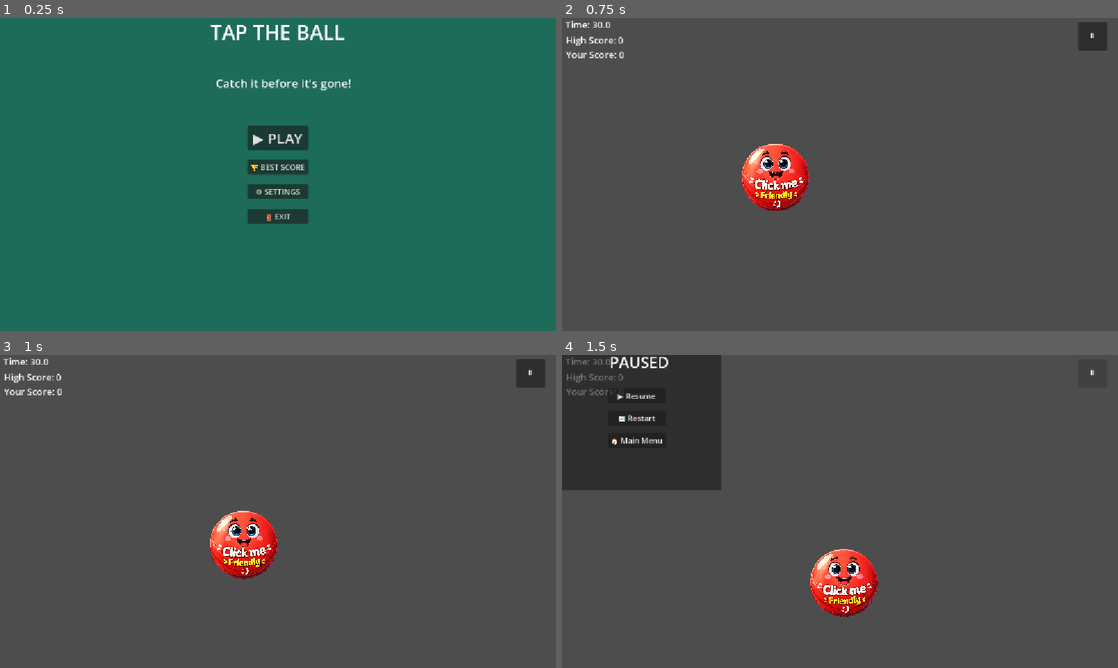
Above: before the commit, frames 1-4 (two rows, left to right).
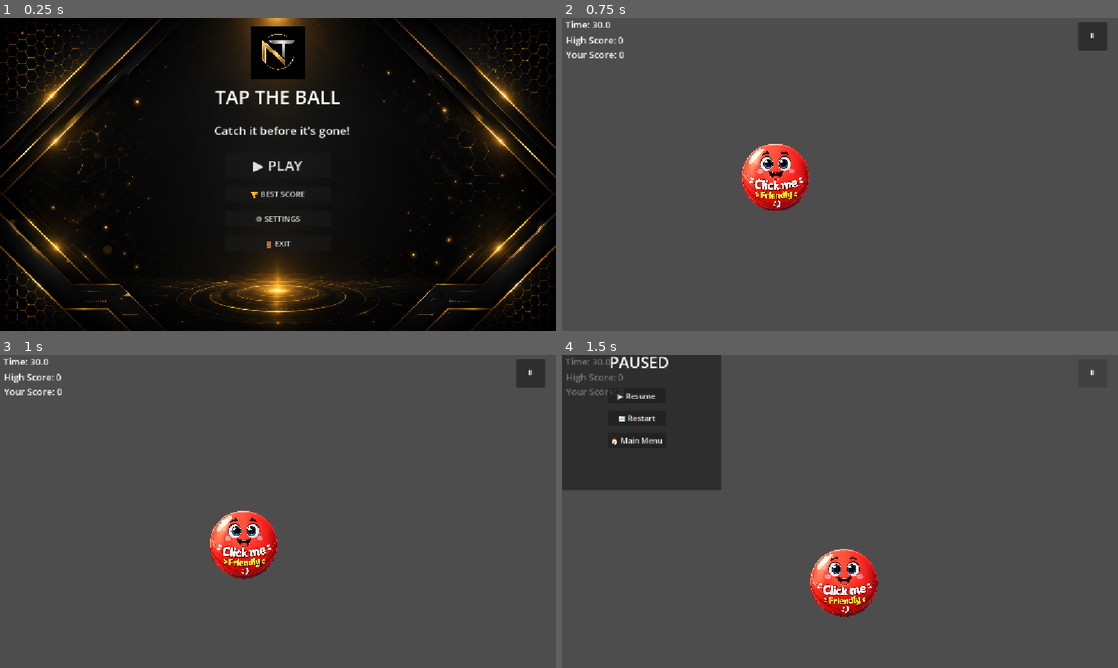
Above: after the commit, the same moments.

Repository: neotechops/tap-the-ball
Game: Godot game, scene res://Scenes/MainMenu.tscn
Two runs of this game, one before a commit and one after it. Both use one fixed random seed, a clock stepped at 60 frames per second and the inputs below.
Inputs:
- Up to frame 1 (0.25 s): no input
- Up to frame 2 (0.75 s): click "▶ PLAY" at 0.5 s
- Up to frame 3 (1 s): no input
- Up to frame 4 (1.5 s): click "⏸" at 1.25 s

The runs differ from the first frame. In frame 1, 100% of the frame differs, in the area x 0-100%, y 0-100%; in frame 2, nothing differs; in frame 3, nothing differs; in frame 4, nothing differs.

Commit message:
add Logos

Diff:
--- a/Scenes/MainMenu.tscn
+++ b/Scenes/MainMenu.tscn
@@ -1,6 +1,8 @@
 [gd_scene format=3 uid="uid://cgeuvi0k6qlte"]
 
 [ext_resource type="Script" uid="uid://dfsue7k8g3pgx" path="res://Scripts/MainMenu.gd" id="1_tt5f1"]
+[ext_resource type="Texture2D" uid="uid://cquq5ulm52gru" path="res://Assests/Images/main_menu_background.png" id="2_853f1"]
+[ext_resource type="Texture2D" uid="uid://c0m382tuet1sn" path="res://Assests/Logo/NeoTechOps_icon.png" id="3_8saeu"]
 
 [sub_resource type="LabelSettings" id="LabelSettings_bnhvo"]
 font_size = 24
@@ -15,31 +17,34 @@
 grow_vertical = 2
 script = ExtResource("1_tt5f1")
 
-[node name="Background" type="ColorRect" parent="." unique_id=1313400154]
+[node name="Background" type="TextureRect" parent="." unique_id=1345515839]
 layout_mode = 1
 anchors_preset = 15
 anchor_right = 1.0
 anchor_bottom = 1.0
 grow_horizontal = 2
 grow_vertical = 2
-color = Color(0.113404654, 0.41814598, 0.35108396, 1)
+texture = ExtResource("2_853f1")
+expand_mode = 1
+stretch_mode = 6
 
 [node name="GameTitle" type="Label" parent="." unique_id=2095112809]
 layout_mode = 1
 anchors_preset = 10
 anchor_right = 1.0
-offset_bottom = 58.0
+offset_top = 136.0
+offset_bottom = 194.0
 grow_horizontal = 2
-theme_override_font_sizes/font_size = 42
+theme_override_font_sizes/font_size = 39
 text = "TAP THE BALL"
 horizontal_alignment = 1
 
 [node name="Subtitle" type="Label" parent="." unique_id=589766002]
 layout_mode = 0
-offset_left = 447.0
-offset_top = 118.0
-offset_right = 728.0
-offset_bottom = 152.0
+offset_left = 444.0
+offset_top = 216.0
+offset_right = 725.0
+offset_bottom = 250.0
 text = "Catch it before it's gone!"
 label_settings = SubResource("LabelSettings_bnhvo")
 
@@ -50,10 +55,10 @@
 anchor_top = 0.5
 anchor_right = 0.5
 anchor_bottom = 0.5
-offset_left = -63.0
-offset_top = -101.5
-offset_right = 63.0
-offset_bottom = 101.5
+offset_left = -110.0
+offset_top = -45.0
+offset_right = 110.0
+offset_bottom = 158.0
 grow_horizontal = 2
 grow_vertical = 2
 theme_override_constants/separation = 20
@@ -74,3 +79,17 @@
 [node name="ExitButton" type="Button" parent="MenuButtons" unique_id=1381844731]
 layout_mode = 2
 text = "🚪 EXIT"
+
+[node name="Logo" type="TextureRect" parent="." unique_id=551520684]
+layout_mode = 1
+anchors_preset = 5
+anchor_left = 0.5
+anchor_right = 0.5
+offset_left = -55.0
+offset_top = 17.0
+offset_right = 55.0
+offset_bottom = 127.0
+grow_horizontal = 2
+texture = ExtResource("3_8saeu")
+expand_mode = 1
+stretch_mode = 5
Binary file added: Assests/Images/main_menu_background.png
Not shown, added: Assests/Images/main_menu_background.png.import
Binary file added: Assests/Logo/NeoTechOps_Logo.png
Not shown, added: Assests/Logo/NeoTechOps_Logo.png.import
Binary file added: Assests/Logo/NeoTechOps_icon.png
Not shown, added: Assests/Logo/NeoTechOps_icon.png.import
